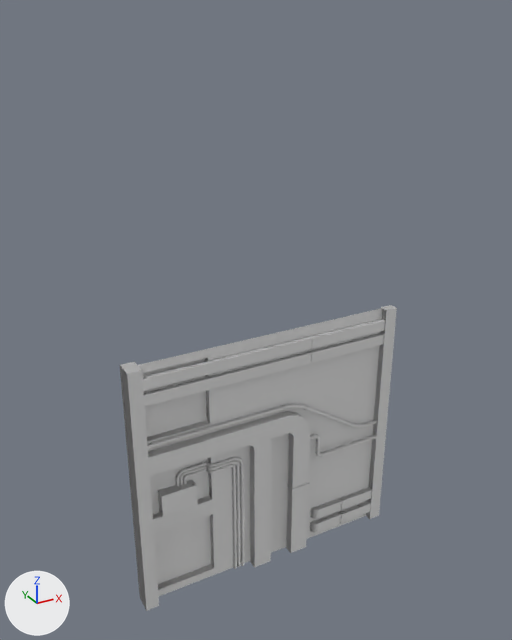
An edit to the glTF model assets/scene/merged-meshes/-1_0_-2_M_Building08.gltf, drawn before and after from the same camera.
Both versions are drawn from a 50 mm camera at (-18.0, -12.7, 0.7) aimed at (-6.8, 7.6, -9.5). Arrows for +X, +Y and +Z are at lower left; the lights stay in place. Vertices at the same position are counted once.

The scene before the commit, as lines of its bpy script (objects in view):
```python
me_1_0__2_m_building08 = bpy.data.meshes.new('-1_0_-2_M_Building08')
me_1_0__2_m_building08.from_pydata(...)  # 2878 vertices, 5542 faces; spans x -11.92..-0.92, y 6.76..7.5, z -19.96..-9.96
ob_mesh = bpy.data.objects.new('Mesh', me_1_0__2_m_building08)
ob_mesh.location = (0.0, 0.0, 0.0)
```
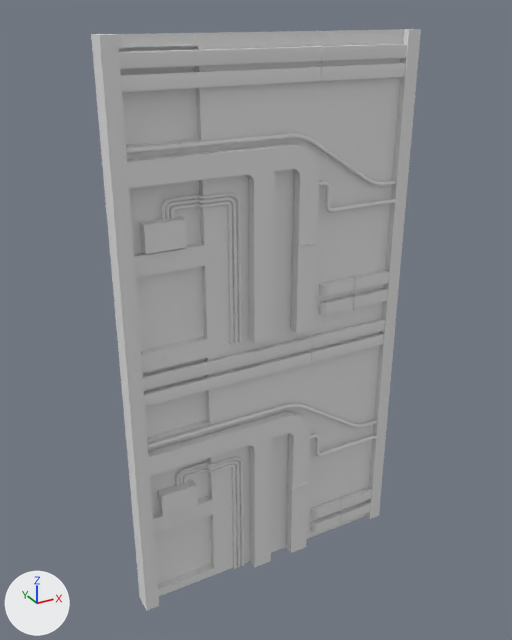
The newer file is also turned or shifted as a whole; pictures and numbers use the older file's frame.

Changed parts and their boxes (x1, y1, x2, y2) in the pictures (512 x 640 px):
'Mesh', reshaped (19% wider, 90% taller): before (120, 305, 397, 611); after (91, 29, 421, 611)
part 1 of me_1_0__2_m_building08, added: after (116, 29, 404, 364)
part 2 of me_1_0__2_m_building08, added: after (127, 144, 320, 333)
part 3 of me_1_0__2_m_building08, added: after (247, 171, 275, 343)
part 4 of me_1_0__2_m_building08, added: after (291, 241, 318, 247)
part 5 of me_1_0__2_m_building08, added: after (139, 216, 187, 254)
part 6 of me_1_0__2_m_building08, added: after (91, 34, 142, 374)
part 7 of me_1_0__2_m_building08, added: after (382, 29, 421, 310)
part 8 of me_1_0__2_m_building08, added: after (318, 288, 388, 315)
part 9 of me_1_0__2_m_building08, added: after (126, 133, 396, 186)
part 10 of me_1_0__2_m_building08, added: after (319, 181, 396, 213)
part 11 of me_1_0__2_m_building08, added: after (170, 201, 234, 344)
part 12 of me_1_0__2_m_building08, added: after (165, 197, 238, 343)
part 13 of me_1_0__2_m_building08, added: after (161, 192, 242, 342)
part 14 of me_1_0__2_m_building08, added: after (319, 270, 389, 296)
part 15 of me_1_0__2_m_building08, added: after (121, 63, 405, 92)
part 16 of me_1_0__2_m_building08, added: after (119, 44, 407, 69)

What the commit changed:
me_1_0__2_m_building08 has 2878 vertices, 5542 faces and spans x -11.92..-0.92, y 6.76..7.5, z -19.96..-9.96.
me_1_0__2_m_building08 is used by ob_mesh; location (0.0, 0.0, 0.0).
me_1_0__2_m_building08 part 1: the loose piece of 40 vertices spanning x -11.48..-1.4, y 7.21..7.48, z -19.96..-9.96 is copied, and the copy is moved by (0.0, 0.0, 10.0); it spans x -11.48..-1.4, y 7.21..7.48, z -9.96..0.04.
me_1_0__2_m_building08 part 2: the loose piece of 92 vertices spanning x -11.48..-4.84, y 6.8..7.15, z -19.96..-13.32 is copied, and the copy is moved by (0.0, 0.0, 10.0); it spans x -11.48..-4.84, y 6.8..7.15, z -9.96..-3.32.
me_1_0__2_m_building08 part 3: the loose piece of 70 vertices spanning x -7.59..-6.55, y 6.8..7.15, z -19.96..-14.07 is copied, and the copy is moved by (0.0, 0.0, 10.0); it spans x -7.59..-6.55, y 6.8..7.15, z -9.96..-4.07.
me_1_0__2_m_building08 part 4: the loose piece of 24 vertices spanning x -5.64..-4.8, y 6.76..7.19, z -16.71..-16.65 is copied, and the copy is moved by (0.0, 0.0, 10.0); it spans x -5.64..-4.8, y 6.76..7.19, z -6.71..-6.65.
me_1_0__2_m_building08 part 5: a new loose piece, a box spanning x -10.93..-9.55, y 7.08..7.47, z -6.22..-5.3.
me_1_0__2_m_building08 part 6: a new loose piece, a box spanning x -11.92..-11.42, y 6.77..7.5, z -9.96..0.04.
me_1_0__2_m_building08 part 7: a new loose piece, a box spanning x -1.43..-0.92, y 6.94..7.29, z -9.96..0.04.
me_1_0__2_m_building08 part 8: the loose piece of 60 vertices spanning x -4.41..-1.41, y 6.97..7.38, z -18.85..-18.41 is copied, and the copy is moved by (0.0, 0.0, 9.28); it spans x -4.41..-1.41, y 6.97..7.38, z -9.57..-9.13.
me_1_0__2_m_building08 part 9: the loose piece of 480 vertices spanning x -11.49..-1.42, y 6.99..7.18, z -15.14..-12.97 is copied, and the copy is moved by (0.0, 0.0, 10.0); it spans x -11.49..-1.42, y 6.99..7.18, z -5.14..-2.97.
me_1_0__2_m_building08 part 10: the loose piece of 408 vertices spanning x -4.86..-1.42, y 6.88..7.09, z -15.78..-14.61 is copied, and the copy is moved by (0.0, 0.0, 10.0); it spans x -4.86..-1.42, y 6.88..7.09, z -5.78..-4.61.
me_1_0__2_m_building08 part 11: the loose piece of 408 vertices spanning x -9.95..-7.93, y 7.11..7.44, z -19.96..-14.93 is copied, and the copy is moved by (0.0, 0.0, 10.0); it spans x -9.95..-7.93, y 7.11..7.44, z -9.96..-4.93.
me_1_0__2_m_building08 part 12: the loose piece of 408 vertices spanning x -10.1..-7.77, y 7.11..7.44, z -19.96..-14.79 is copied, and the copy is moved by (0.0, 0.0, 10.0); it spans x -10.1..-7.77, y 7.11..7.44, z -9.96..-4.79.
me_1_0__2_m_building08 part 13: the loose piece of 408 vertices spanning x -10.24..-7.6, y 7.11..7.44, z -19.96..-14.66 is copied, and the copy is moved by (0.0, 0.0, 10.0); it spans x -10.24..-7.6, y 7.11..7.44, z -9.96..-4.66.
me_1_0__2_m_building08 part 14: the loose piece of 60 vertices spanning x -4.41..-1.41, y 6.97..7.38, z -18.85..-18.41 is copied, and the copy is moved by (0.0, 0.0, 10.0); it spans x -4.41..-1.41, y 6.97..7.38, z -8.85..-8.41.
me_1_0__2_m_building08 part 15: the loose piece of 54 vertices spanning x -11.47..-1.42, y 6.99..7.15, z -11.44..-11.01 is copied, and the copy is moved by (0.0, 0.0, 10.0); it spans x -11.47..-1.42, y 6.99..7.15, z -1.44..-1.01.
me_1_0__2_m_building08 part 16: the loose piece of 54 vertices spanning x -11.47..-1.42, y 6.99..7.15, z -10.84..-10.41 is copied, and the copy is moved by (0.0, 0.0, 10.0); it spans x -11.47..-1.42, y 6.99..7.15, z -0.84..-0.41.
